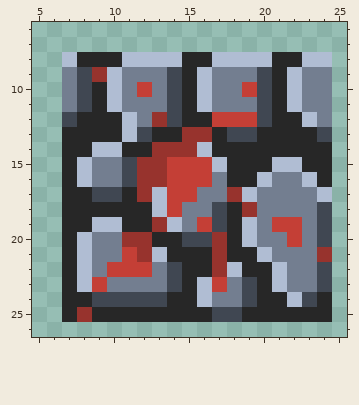
Pixel-art sprite -- Closing Walls/Assets/Sprites/brick_bloody2.png. The picture above is the old version.
The file is 32x32 pixels. Shown: x 5..25, y 6..26.
Now the later version:
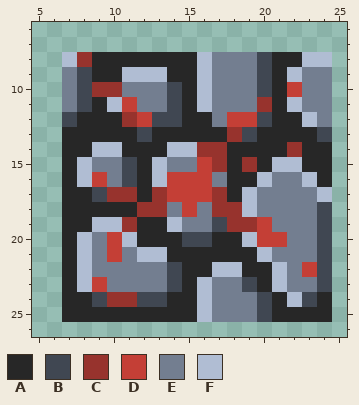
Palette (. is transparent): A #272727  B #404752  C #97332d  D #c43f36  E #737e90  F #b0bdd3
The author wrote: remastered bricks
Diff:
@@ x 5..25 @@
  7 .....................
- 8 ..FAAAFFFFAAFFFFAAFF.
- 9 ..EBCFEEEBAFEEEBAFEE.
-10 ..EBAFEDEBAFEEDBAFEE.
-11 ..EBAFEEEBAFEEEBAFEE.
-12 ..BAAAFECBAADDDBAAFE.
-13 ..AAAAFBAACCABBAAAAB.
-14 ..AAFFAACCCFAAAAAAAA.
-15 ..AFEEBCCDDDFAAAFFAA.
-16 ..AFEEBCCDDDEAAFEEFA.
-17 ..AABBACFDDEECFEEEEF.
-18 ..AAAAAAFDEEBACEEEEB.
-19 ..AAFFAACFEDBAFEDDEB.
-20 ..AFEECCAABBCAFEEDEB.
-21 ..AFEEDCFAAACAAFEEEC.
-22 ..AFEDDDEBAACFAAFEEB.
-23 ..AFDEEEEBAFDEBAFEEB.
-24 ..AABBBBBAAFEEBAAFBA.
-25 ..ACAAAAAAAABBAAAAAA.
+ 8 ..FCAAAAAAAFEEEBAAFF.
+ 9 ..EBAAFFFAAFEEEBAFEE.
+10 ..EBCCEEEBAFEEEBADEE.
+11 ..EBAFDEEBAFEEECAFEE.
+12 ..BAAACDBBAAEDDBAAFE.
+13 ..AAAAABAAAAACBAAAAB.
+14 ..AAFFAAAFFCCAAAACAA.
+15 ..AFEEBAFEEDCACAFFAA.
+16 ..AFDEBAFDDDEAAFEEFA.
+17 ..AABCCACDDDCAFEEEEF.
+18 ..AAAAACCEDECCFEEEEB.
+19 ..AAFFCAAFEEBCCDEEEB.
+20 ..AFEDFAAABBAAFDDEEB.
+21 ..AFEDEFFAAAAAAFEEEB.
+22 ..AFEEEEEBAAFFAAFEDB.
+23 ..AFDEEEEBAFEEBAFEEB.
+24 ..AABCCBBAAFEEEBAFBA.
+25 ..AAAAAAAAAFEEEBAAAA.
 26 .....................
